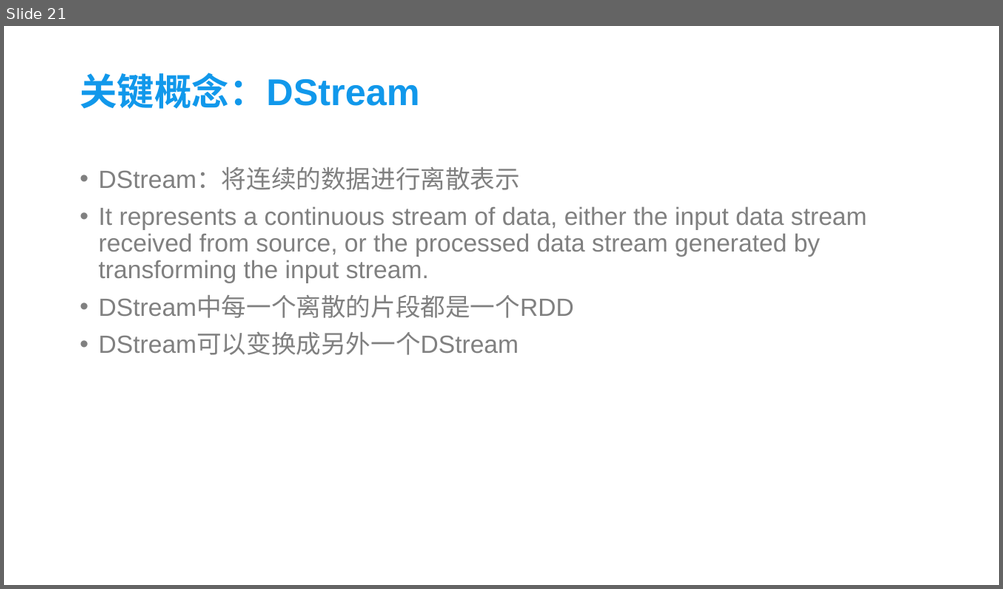
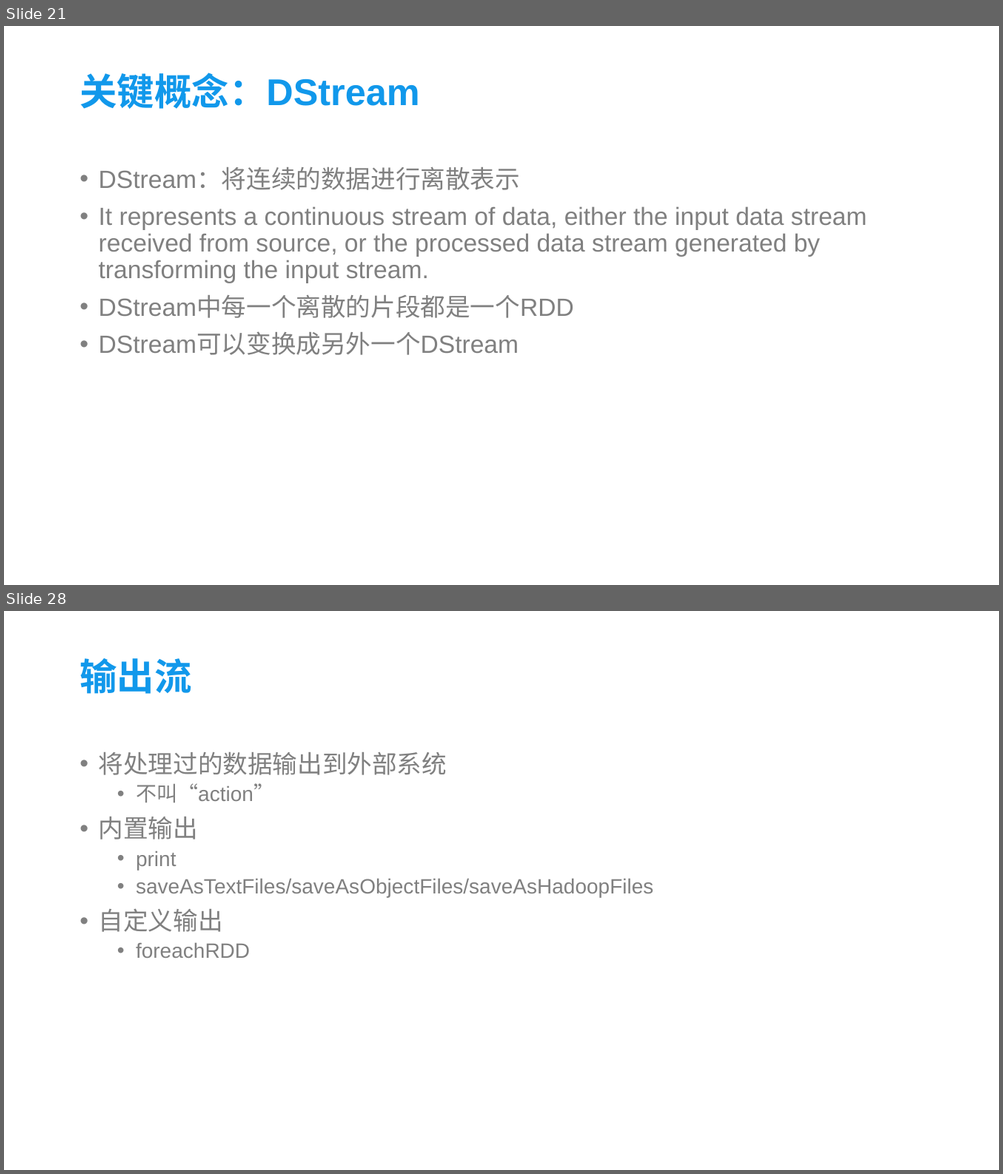
Before and after one commit to xrw560/knowledge-store, a slide deck: cusppt/spark.pptx. Shown one above the other, each under a label of ours: slide 21 before the commit, slides 21 and 28 after it; the slides between them are not shown. The pictures are 1003x589 and 1003x1174 pixels, drawn with LibreOffice and Linux fonts; fonts in the diff are those of the drawing; background and template pictures are left out. Boxes give left, top, right and bottom in pixels: in the first picture for what was removed or moved away, otherwise in the second. Text is boxed around its words. In the diff, an @@ line names an element or a change of style, - is before the commit and + after.

```diff
--- a/cusppt/spark.pptx
+++ b/cusppt/spark.pptx
@@ slide 28 added at box(4, 611, 999, 1170), background picture (left out) @@
@@ title added at box(79, 658, 191, 694), 36 pt, text #1198EB, bold @@
+输出流
@@ text added at box(99, 752, 653, 958), 20 pt, text #808080 @@
+• 将处理过的数据输出到外部系统
+  • 不叫“action”
+• 内置输出
+  • print
+  • saveAsTextFiles/saveAsObjectFiles/saveAsHadoopFiles
+• 自定义输出
+  • foreachRDD
```
Also in this commit, not shown: 1 slide changed, 7 other slides added, 2 other files.
